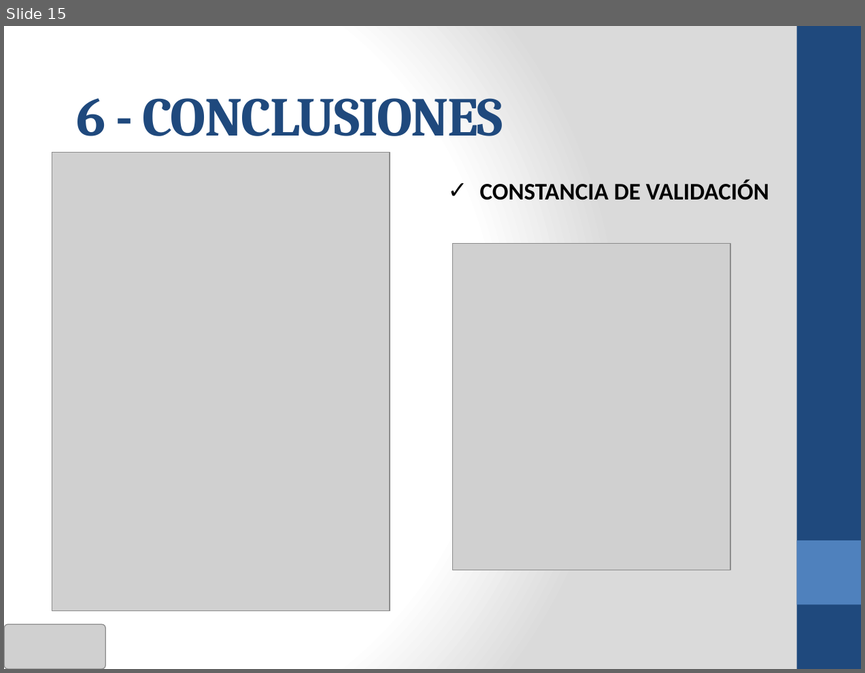
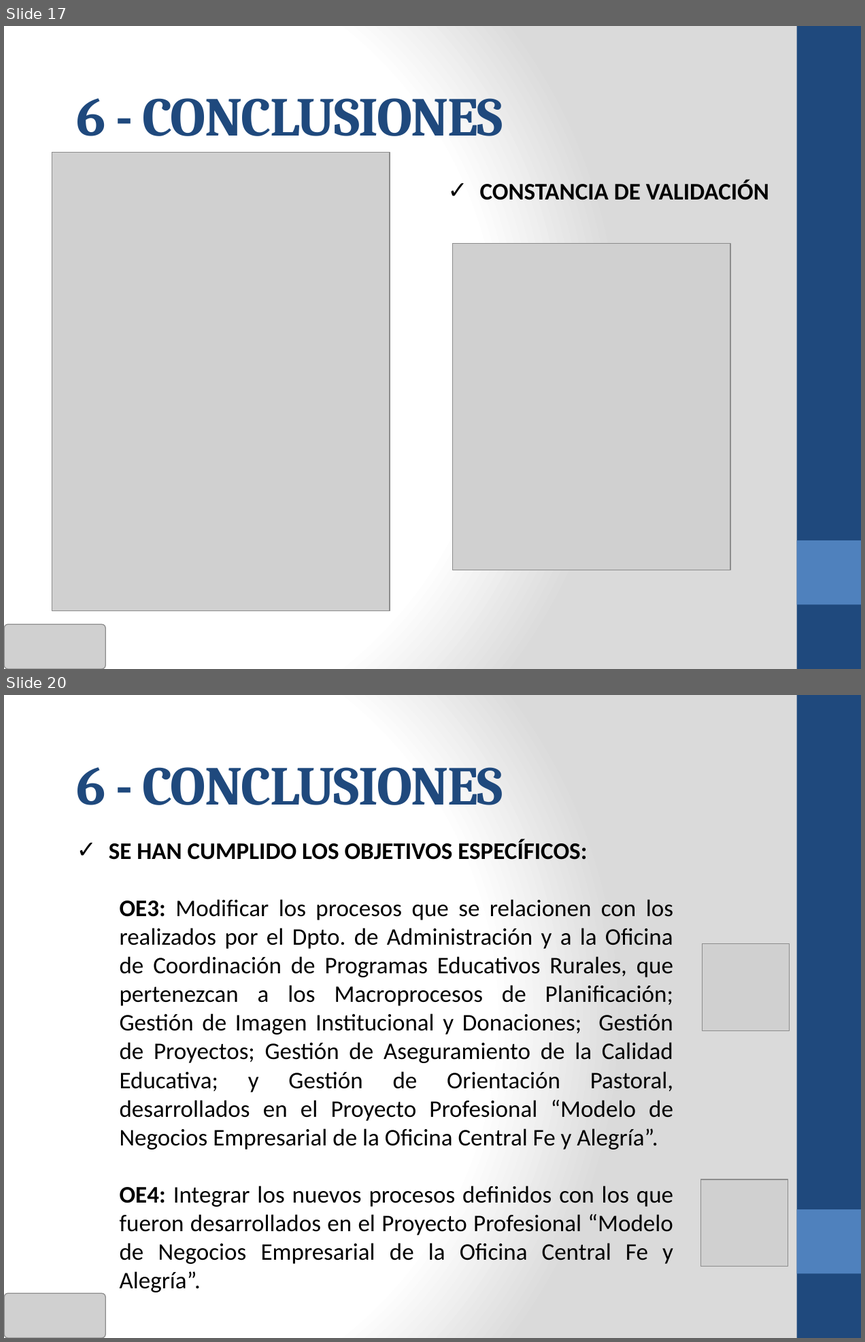
Before and after one commit to cms/proyecto-fya, a slide deck: Presentacion Final Ciclo 2011-02/ANOCFAP-[Presentación Final v2.0].pptx. Shown one above the other, each under a label of ours: slide 15 before the commit, slides 17 and 20 after it; the slides between them are not shown. The pictures are 865x673 and 865x1342 pixels, drawn with LibreOffice and Linux fonts; fonts in the diff are those of the drawing; grey boxes stand for pictures. Boxes give left, top, right and bottom in pixels: in the first picture for what was removed or moved away, otherwise in the second. Text is boxed around its words. In the diff, an @@ line names an element or a change of style, - is before the commit and + after.

```diff
--- a/Presentacion Final Ciclo 2011-02/ANOCFAP-[Presentación Final v2.0].pptx
+++ b/Presentacion Final Ciclo 2011-02/ANOCFAP-[Presentación Final v2.0].pptx
@@ slide 20 added at box(4, 695, 861, 1338), background gradient #FFFFFF to #DADADA; not listed: 2 template elements that a slide beside it also shows @@
@@ text added at box(77, 767, 503, 805), 46 pt, text #1F497D, bold @@
+6 - CONCLUSIONES
@@ text added at box(109, 840, 673, 1292), 20 pt, text #000000 @@
+✓ SE HAN CUMPLIDO LOS OBJETIVOS ESPECÍFICOS:
+  OE3: Modificar los procesos que se relacionen con los realizados por el Dpto. de Administración y a la Oficina de Coordinación de Programas Educativos Rurales, que pertenezcan a los Macroprocesos de Planificación; Gestión de Imagen Institucional y Donaciones; Gestión de Proyectos; Gestión de Aseguramiento de la Calidad Educativa; y Gestión de Orientación Pastoral, desarrollados en el Proyecto Profesional “Modelo de Negocios Empresarial de la Oficina Central Fe y Alegría”.
+  OE4: Integrar los nuevos procesos definidos con los que fueron desarrollados en el Proyecto Profesional “Modelo de Negocios Empresarial de la Oficina Central Fe y Alegría”.
@@ picture added at box(702, 943, 789, 1030) @@
@@ picture added at box(700, 1179, 787, 1266) @@
@@ picture added at box(4, 1293, 105, 1338) @@
@@ what was slide 15 is now slide 17 @@
```
Also in this commit, not shown: 7 slides changed, 7 other slides added, 1 slide removed, 1 other file.
